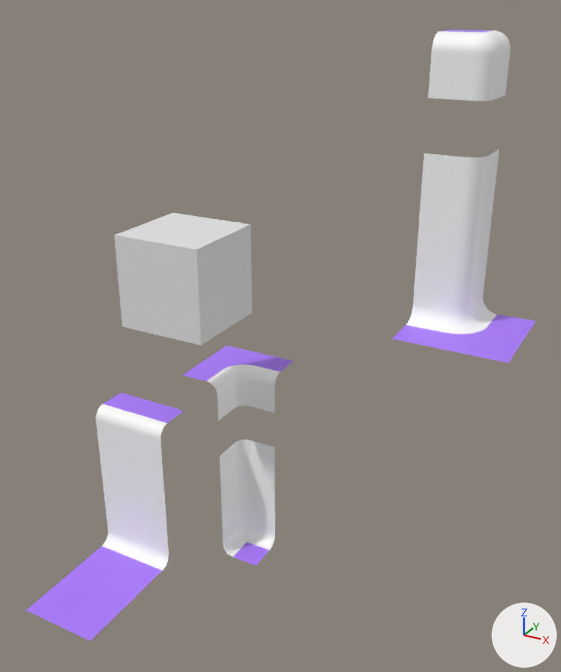
One commit to the FBX model Assets/Resources/Mesh/WaveFunctionCollapse.fbx: the scene before it, then after it.
One viewpoint serves both versions: a 50 mm lens placed at (11.23, -10.67, 13.43), pointed at (4.1, 2.3, 6.94). Arrows for +X, +Y and +Z are at lower right; the lights stay in place. Where no turn or scale is listed for an object, it has been applied to the vertices.
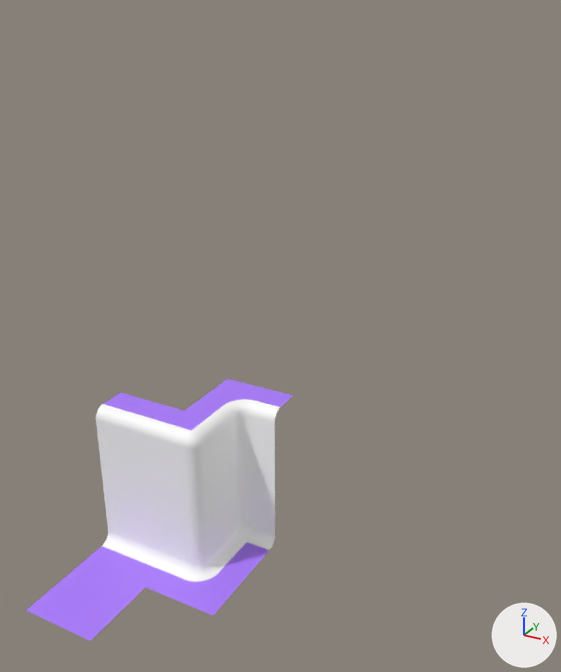
The change, as a list of edits to the scene's bpy script:
```text
Change ob_cube_005:
    ob_cube_005.location: (8.0, 2.0, 8.0) -> (2.0, 2.0, 0.0)
Change ob_cube_009:
    ob_cube_009.location: (8.0, 2.0, 12.89) -> (2.0, 2.0, 4.0)
Remove ob_cube:
    ob_cube = bpy.data.objects.new('Cube', me_cube)
    ob_cube.location = (2.0, 2.0, 8.0)
Change ob_cube_011:
    ob_cube_011.location: (8.0, 2.0, 10.0) -> (2.0, 2.0, 2.0)
Change ob_cube_010:
    ob_cube_010.location: (2.0, 4.0, 4.98) -> (2.0, 4.0, 4.0)
```

Changed parts and their boxes (x1, y1, x2, y2) in the pictures (561 x 672 px):
'Cube', deleted: before (114, 213, 252, 345)
'Cube.005', moved: before (392, 261, 536, 363); after (146, 523, 256, 615)
'Cube.011', moved: before (416, 149, 499, 274); after (162, 456, 222, 541)
'Cube.009', moved: before (428, 30, 510, 101); after (161, 411, 220, 473)
'Cube.010', moved: before (183, 345, 293, 421); after (185, 379, 293, 455)
